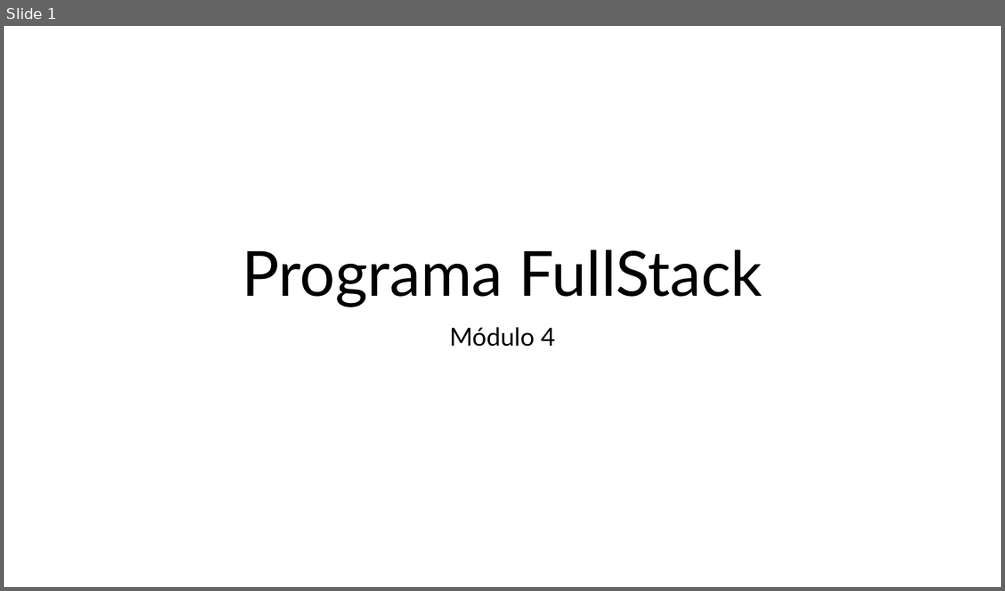
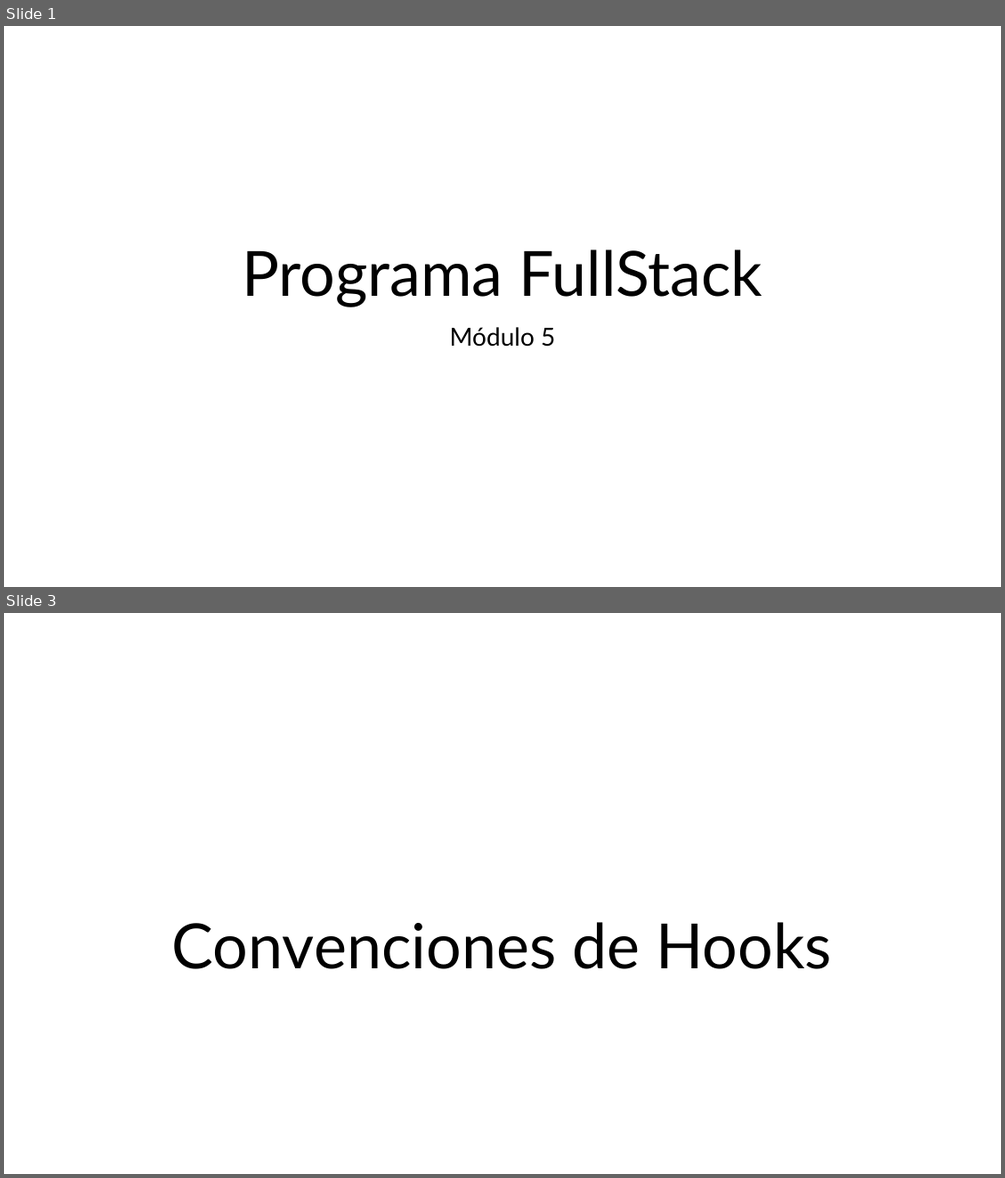
Before and after one commit to enmanuelmag/Bootcamp-FullStack, a slide deck: Unidad_5/Presentación.pptx. Shown one above the other, each under a label of ours: slide 1 before the commit, slides 1 and 3 after it; the slides between them are not shown. The pictures are 1005x591 and 1005x1178 pixels, drawn with LibreOffice and Linux fonts; fonts in the diff are those of the drawing. Boxes give left, top, right and bottom in pixels: in the first picture for what was removed or moved away, otherwise in the second. Text is boxed around its words. In the diff, an @@ line names an element or a change of style, - is before the commit and + after.

```diff
--- a/Unidad_5/Presentación.pptx
+++ b/Unidad_5/Presentación.pptx
@@ slide 3 added at [4, 613, 1001, 1174], background #FFFFFF @@
@@ title added at [172, 922, 832, 969], 60 pt, text #000000 @@
+Convenciones de Hooks
@@ slide 1 changed as well @@
@@ subtitle at [450, 327, 555, 346]: text changed @@
-Módulo 4
+Módulo 5
```
Also in this commit, not shown: 1 other slide changed, 1 other slide added, 4 slides removed, 5 other files.
